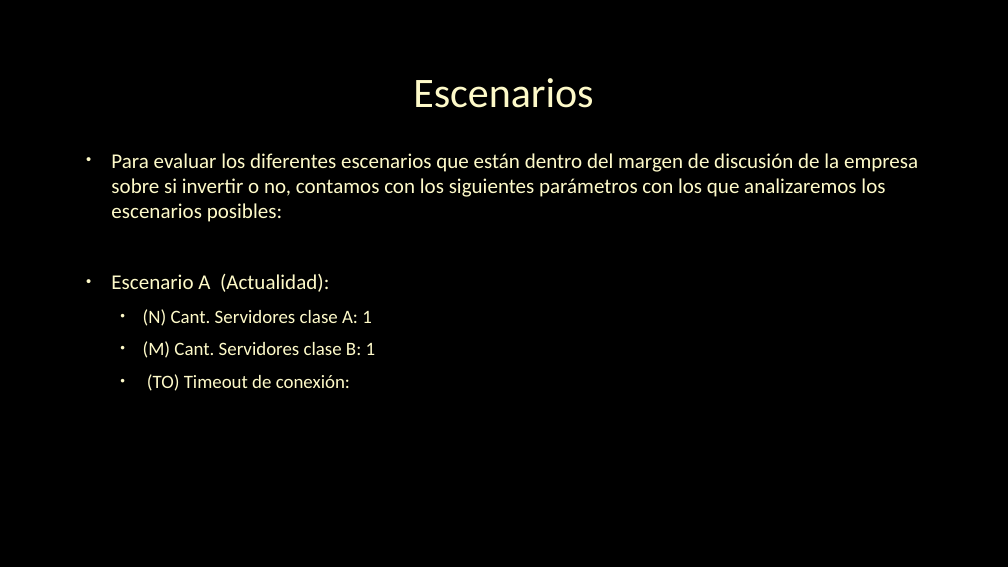
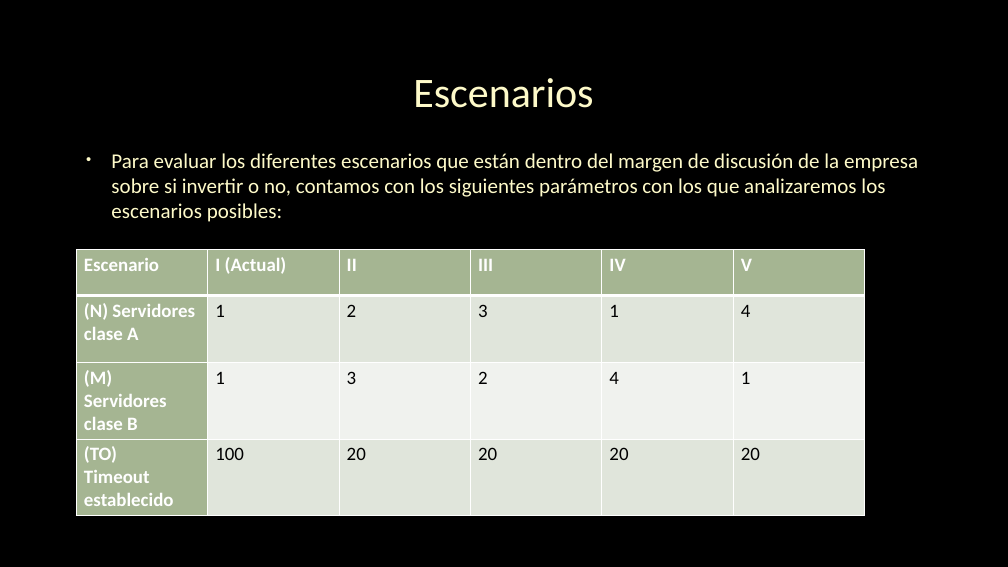
Before and after one commit to GFCACACE/propuesta-simulacion, a slide deck: slide 9 of docs/TP5_Simulacion_Grupo4.pptx. Drawn at 1008x567 pixels with LibreOffice and Linux fonts; fonts in the diff are those of the drawing; background and template pictures are left out. Boxes give left, top, right and bottom in pixels: in the first picture for what was removed or moved away, otherwise in the second. Text is boxed around its words. In the diff, an @@ line names an element or a change of style, - is before the commit and + after.

```diff
--- a/docs/TP5_Simulacion_Grupo4.pptx
+++ b/docs/TP5_Simulacion_Grupo4.pptx
@@ table added at (76,250,866,523), 4 rows, 6 columns @@
+Escenario | I (Actual) | II | III | IV | V
+(N) Servidores clase A | 1 | 2 | 3 | 1 | 4
+(M) / Servidores clase B | 1 | 3 | 2 | 4 | 1
+(TO) Timeout establecido | 100 | 20 | 20 | 20 | 20
@@ text at (111,274,376,391): paragraphs removed @@
-• Escenario A (Actualidad):
-  • (N) Cant. Servidores clase A: 1
-  • (M) Cant. Servidores clase B: 1
-  • (TO) Timeout de conexión:
```
Also in this commit, not shown: 1 other slide changed, 1 slide removed, 1 other file.
